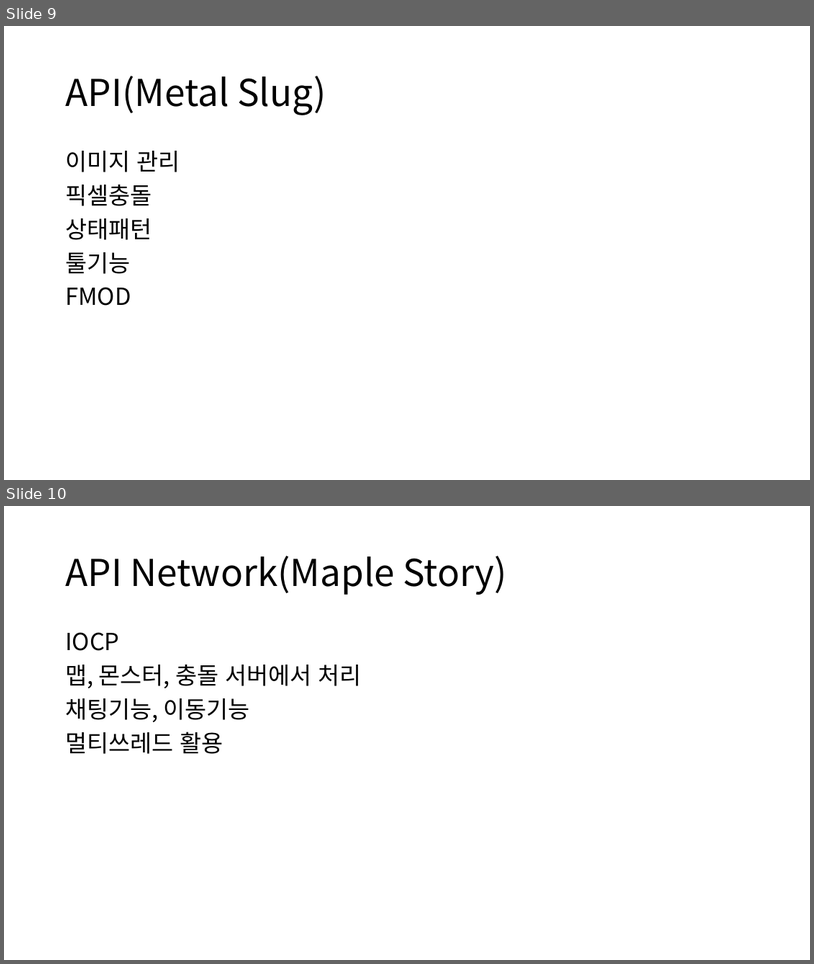
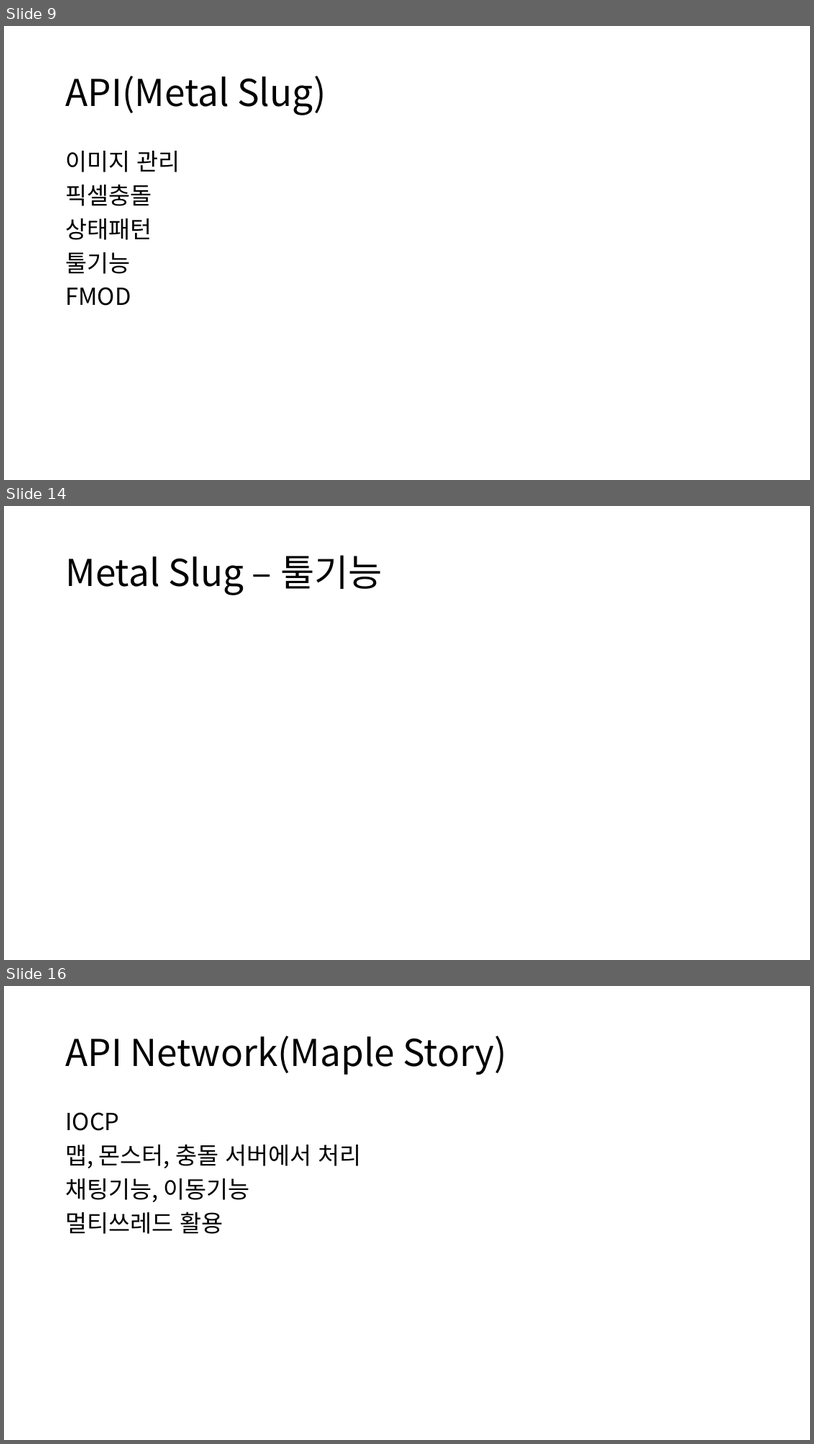
Before and after one commit to GanZiPokPung/SHARE_FILES, a slide deck: 포트폴리오 설명/포트폴리오 소개.pptx. Shown one above the other, each under a label of ours: slides 9 and 10 before the commit, slides 9, 14 and 16 after it; the slides between them are not shown. The pictures are 814x964 and 814x1444 pixels, drawn with LibreOffice and Linux fonts; fonts in the diff are those of the drawing. Boxes give left, top, right and bottom in pixels: in the first picture for what was removed or moved away, otherwise in the second. Text is boxed around its words. In the diff, an @@ line names an element or a change of style, - is before the commit and + after.

```diff
--- a/포트폴리오 설명/포트폴리오 소개.pptx
+++ b/포트폴리오 설명/포트폴리오 소개.pptx
@@ slide 14 added at (4,506,810,960), background #FFFFFF @@
@@ title added at (65,555,383,595), 44 pt, text #000000 @@
+Metal Slug – 툴기능
@@ what was slide 10 is now slide 16 @@
```
Also in this commit, not shown: 5 other slides added, 1 other file.
